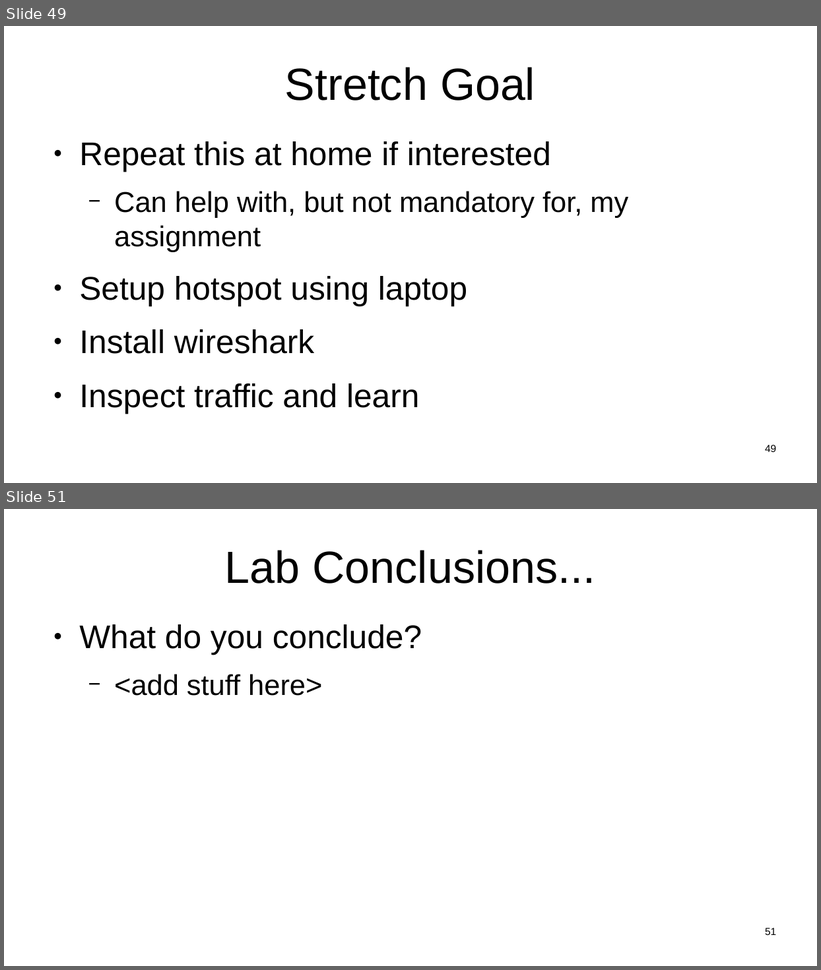
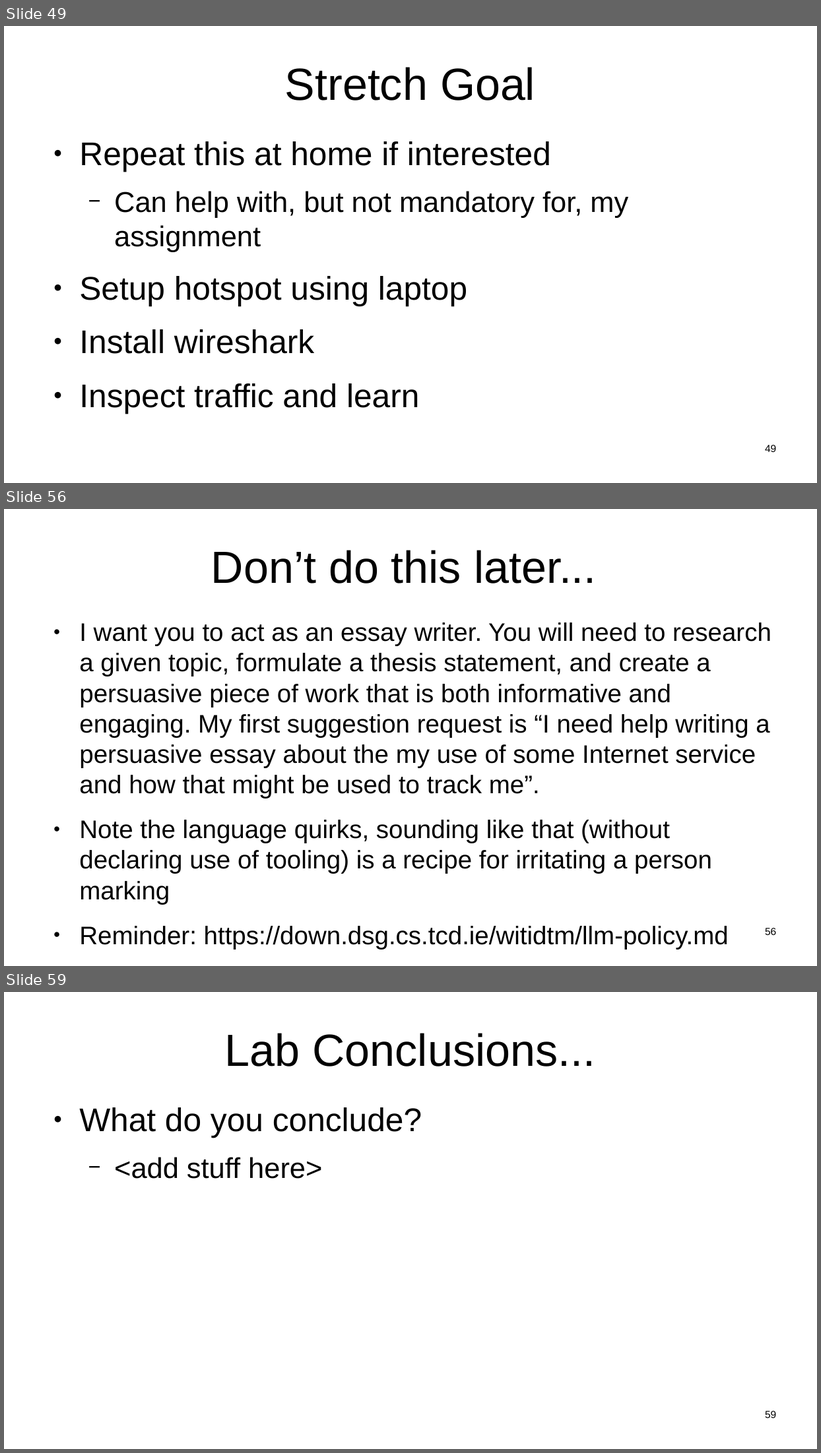
Before and after one commit to sftcd/witidtm, a slide deck: lectures/2024-2025/labs.odp. Shown one above the other, each under a label of ours: slides 49 and 51 before the commit, slides 49, 56 and 59 after it; the slides between them are not shown. The pictures are 821x970 and 821x1453 pixels, drawn with LibreOffice and Linux fonts; fonts in the diff are those of the drawing. Boxes give left, top, right and bottom in pixels: in the first picture for what was removed or moved away, otherwise in the second. Text is boxed around its words. In the diff, an @@ line names an element or a change of style, - is before the commit and + after.

```diff
--- a/lectures/2024-2025/labs.odp
+++ b/lectures/2024-2025/labs.odp
@@ slide 56 added at (4, 509, 817, 966), background #FFFFFF @@
@@ title added at (211, 550, 597, 584), 44 pt, text #000000 @@
+Don’t do this later...
@@ text added at (79, 623, 772, 950), 24.8 pt, text #000000 @@
+● I want you to act as an essay writer. You will need to research a given topic, formulate a thesis statement, and create a persuasive piece of work that is both informative and engaging. My first suggestion request is “I need help writing a persuasive essay about the my use of some Internet service and how that might be used to track me”.
+● Note the language quirks, sounding like that (without declaring use of tooling) is a recipe for irritating a person marking
+● Reminder: https://down.dsg.cs.tcd.ie/witidtm/llm-policy.md
@@ page number added at (765, 928, 776, 935), 10 pt, text #000000 @@
+56
@@ what was slide 51 is now slide 59 @@
@@ page number at (765, 1411, 776, 1418): text changed @@
-51
+59
```
Also in this commit, not shown: 7 slides changed, 7 other slides added, 3 other files.
